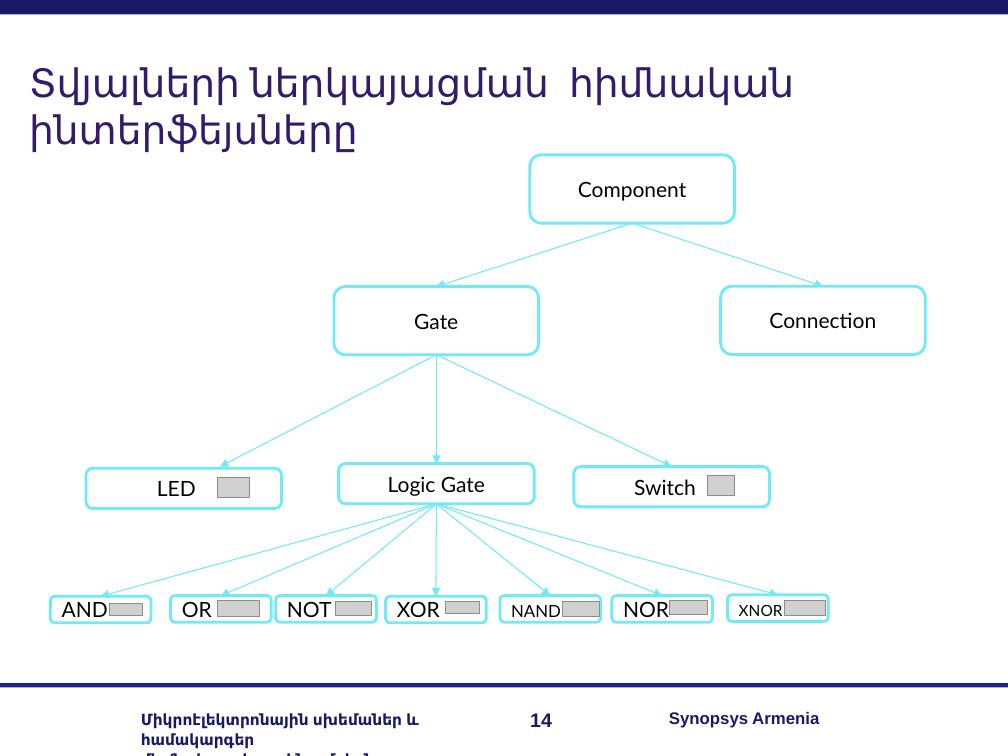
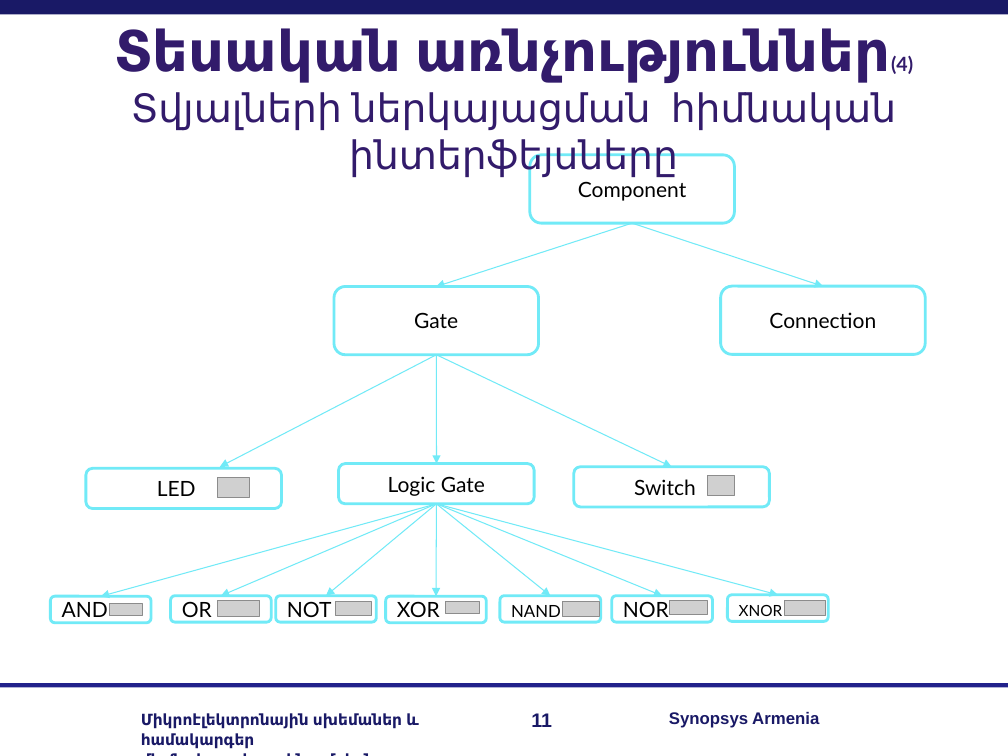
Before and after one commit to RazKarapetyan/Master_thesis, a slide deck: slide 11 of My real work/my_master_slides.ppt (slide 14 before the commit). Drawn at 1008x756 pixels with LibreOffice and Linux fonts; fonts in the diff are those of the drawing; grey boxes stand for pictures; background and template pictures are left out. Boxes give left, top, right and bottom in pixels: in the first picture for what was removed or moved away, otherwise in the second. Text is boxed around its words. In the diff, an @@ line names an element or a change of style, - is before the commit and + after.

```diff
--- a/My real work/my_master_slides.ppt
+++ b/My real work/my_master_slides.ppt
@@ text at box(114, 28, 913, 178): text changed @@
-Տվյալների ներկայացման հիմնական ինտերֆեյսները
+Տեսական առնչություններ(4)
+Տվյալների ներկայացման հիմնական ինտերֆեյսները
@@ page number at box(531, 713, 552, 727): text changed @@
-14
+11
```
Also in this commit, not shown: 12 other slides changed, 1 slide added, 4 slides removed, 1 other file.
